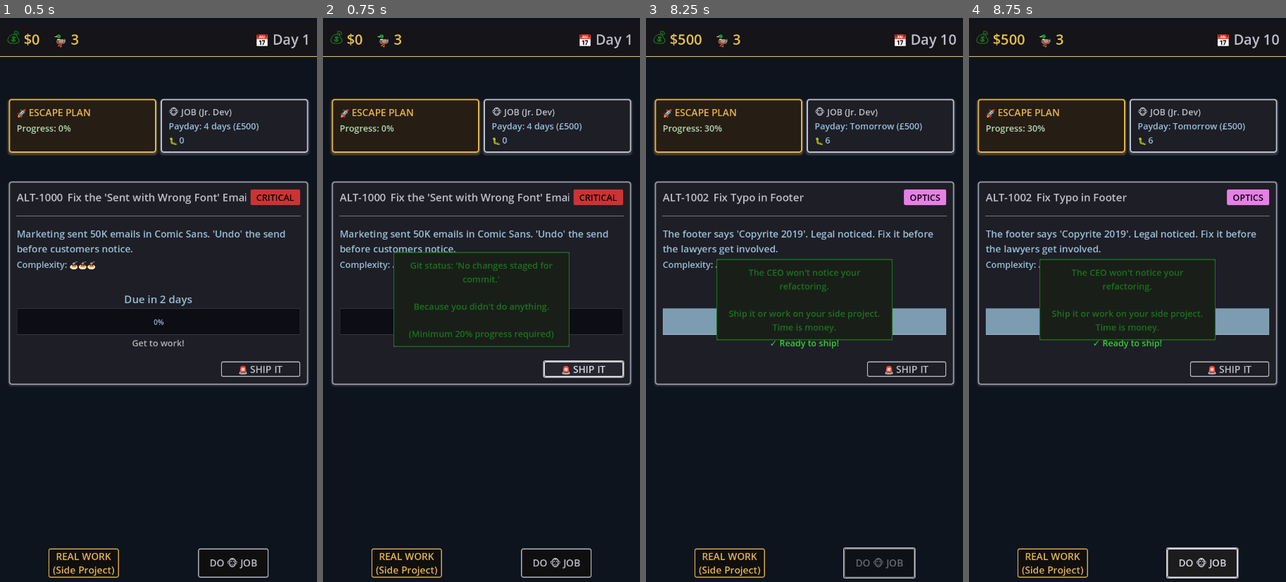
Above: before the commit, frames 1-4 (left to right).
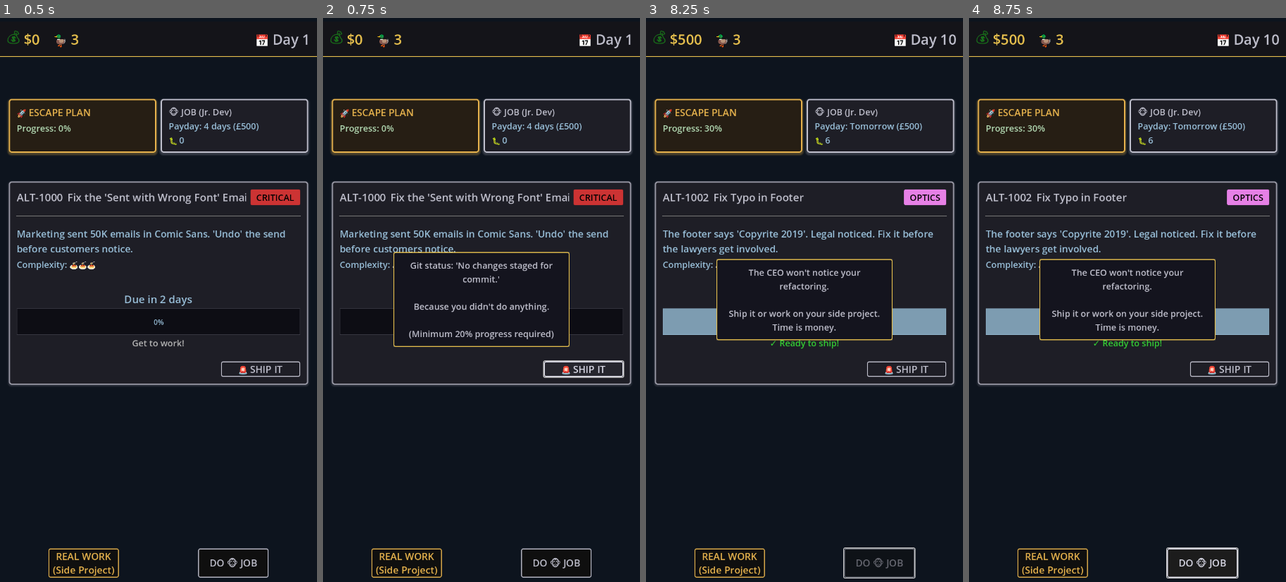
Above: after the commit, the same moments.

Repository: lmchoi/alt-f-this
Game: Godot game, scene res://scenes/game_ui.tscn
The game is run twice, just before and just after one commit, with the same random seed, the same clock (stepped at 60 frames per second) and the same inputs.
Inputs:
- Up to frame 1 (0.5 s): no input
- Up to frame 2 (0.75 s): click "🚨 SHIP IT" at 0.5 s
- Up to frame 3 (8.25 s): click "REAL WORK (Side Project)" at 1.25 s; click "DO 🐵 JOB" at 2 s; click "🚨 SHIP IT" at 2.75 s; click "REAL WORK (Side Project)" at 3.5 s; click "DO 🐵 JOB" at 4.25 s; click "🚨 SHIP IT" at 5 s; click "REAL WORK (Side Project)" at 5.75 s; click "DO 🐵 JOB" at 6.5 s; tap Enter at 7.25 s; tap Space at 8 s
- Up to frame 4 (8.75 s): no input

Frame 1 is identical in both runs. In frame 2, 1.2% of the frame differs, in the area x 22-78%, y 41-59%; in frame 3, 1.0%; in frame 4, 1.0%.

Commit message:
Update dialog theme to gold/blue core UI colors
Replace green theme with gold/blue color scheme matching core UI:
- Background: blue tint (0.08, 0.08, 0.12)
- Border/title: gold (0.9, 0.75, 0.3)
- Body text: silver (0.75, 0.75, 0.8)

Completes final outstanding green tint removal from UI.

🤖 Generated with [Claude Code](https://claude.com/claude-code)

Co-Authored-By: Claude <noreply@anthropic.com>

Diff:
--- a/themes/dialog_theme.tres
+++ b/themes/dialog_theme.tres
@@ -5,29 +5,29 @@
 content_margin_top = 16.0
 content_margin_right = 16.0
 content_margin_bottom = 16.0
-bg_color = Color(0.1, 0.12, 0.1, 1)
+bg_color = Color(0.08, 0.08, 0.12, 1)
 border_width_left = 2
 border_width_top = 2
 border_width_right = 2
 border_width_bottom = 2
-border_color = Color(0.1, 0.45, 0.1, 1)
+border_color = Color(0.9, 0.75, 0.3, 1)
 corner_radius_top_left = 4
 corner_radius_top_right = 4
 corner_radius_bottom_right = 4
 corner_radius_bottom_left = 4
 
 [sub_resource type="StyleBoxFlat" id="StyleBoxFlat_title_panel"]
-bg_color = Color(0.05, 0.08, 0.05, 1)
+bg_color = Color(0.08, 0.08, 0.1, 1)
 border_width_bottom = 2
-border_color = Color(0.1, 0.45, 0.1, 1)
+border_color = Color(0.9, 0.75, 0.3, 1)
 
 [resource]
-AcceptDialog/colors/title_color = Color(0.1, 0.45, 0.1, 1)
+AcceptDialog/colors/title_color = Color(0.9, 0.75, 0.3, 1)
 AcceptDialog/font_sizes/title_font_size = 28
 AcceptDialog/styles/panel = SubResource("StyleBoxFlat_dialog_panel")
 AcceptDialog/styles/title_panel = SubResource("StyleBoxFlat_title_panel")
-Button/colors/font_color = Color(0.1, 0.45, 0.1, 1)
+Button/colors/font_color = Color(0.9, 0.75, 0.3, 1)
 Button/font_sizes/font_size = 22
-Label/colors/font_color = Color(0.1, 0.45, 0.1, 1)
+Label/colors/font_color = Color(0.75, 0.75, 0.8, 1)
 Label/font_sizes/font_size = 20
 PopupPanel/styles/panel = SubResource("StyleBoxFlat_dialog_panel")
